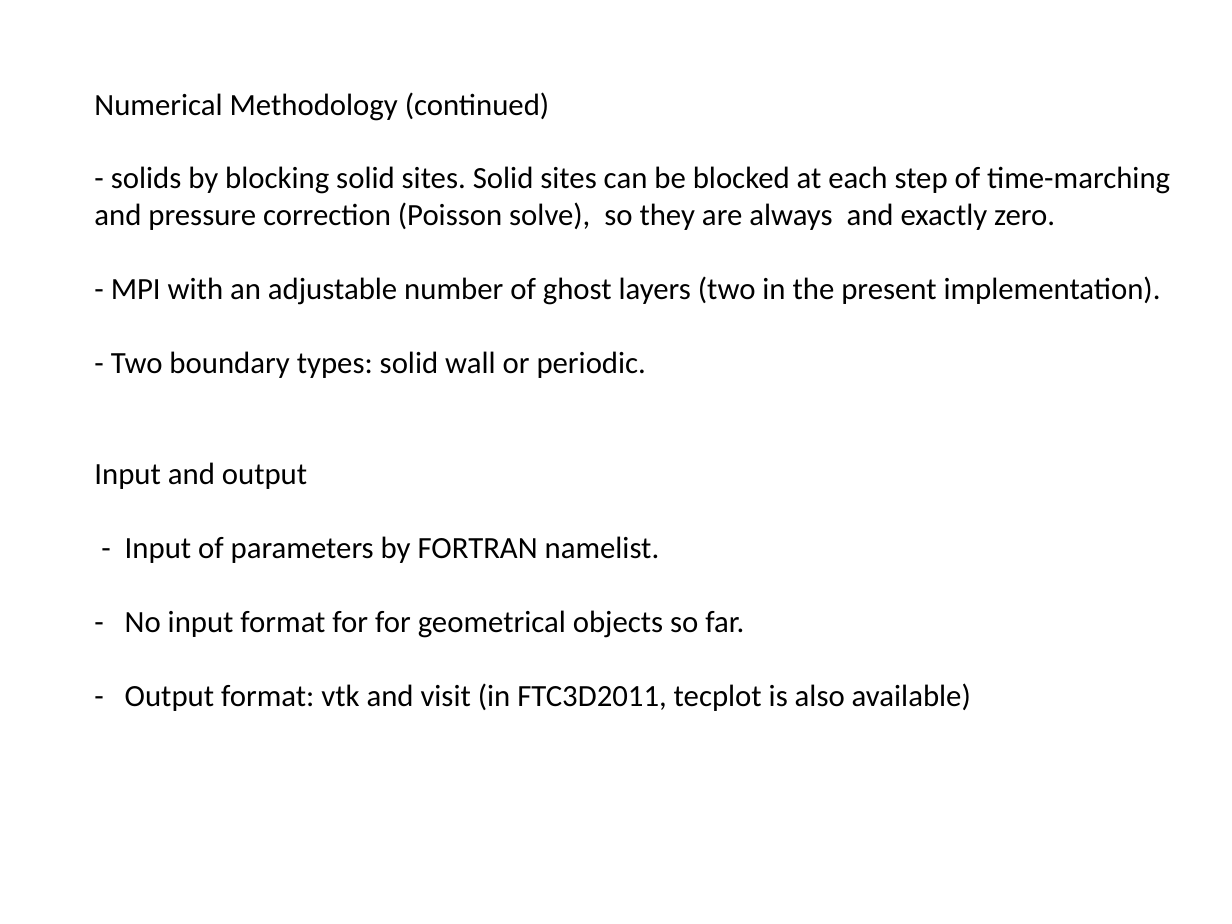
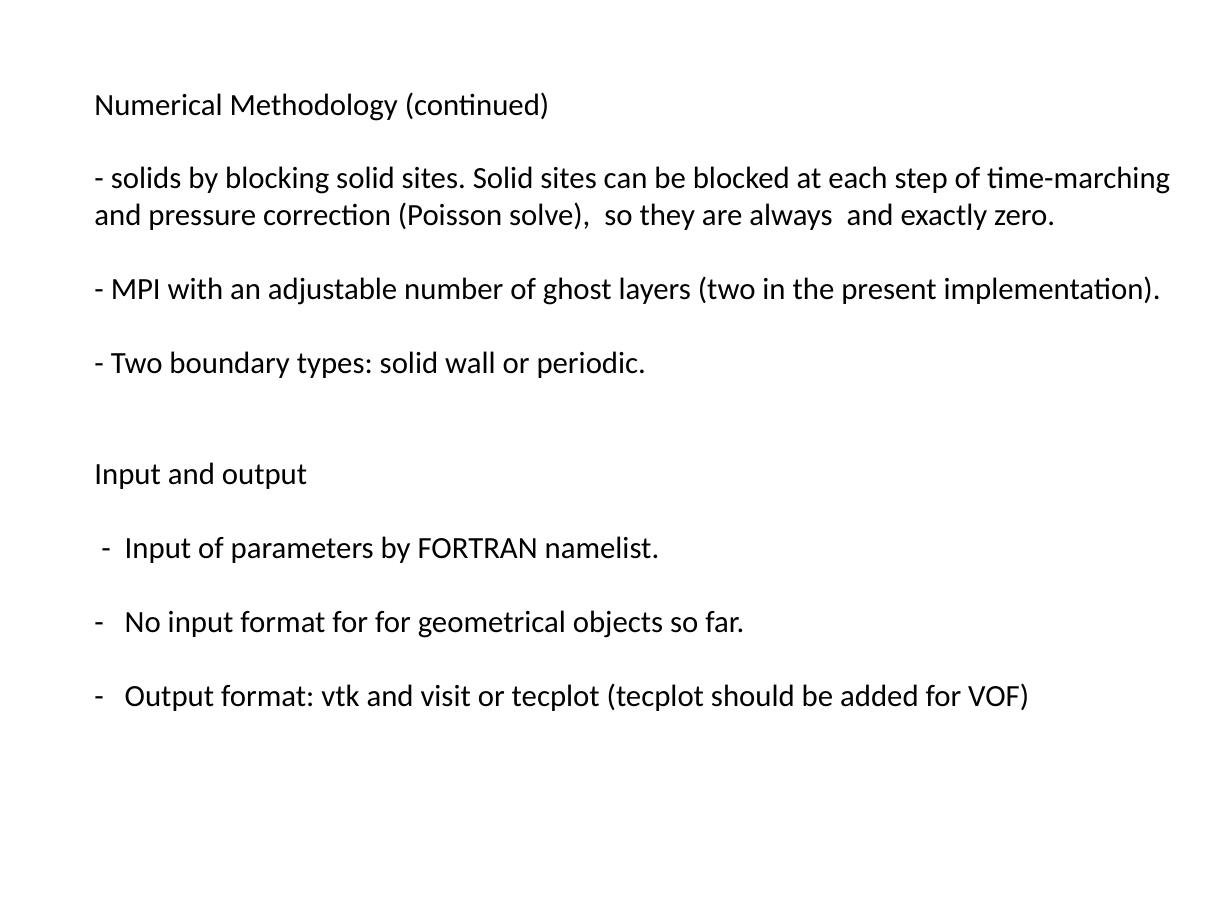
Before and after one commit to slitvinov/paris-git, a slide deck: slide 5 of Documentation/ParisSimulator.pptx. Drawn at 1232x924 pixels with LibreOffice and Linux fonts; fonts in the diff are those of the drawing. Boxes give left, top, right and bottom in pixels: in the first picture for what was removed or moved away, otherwise in the second. Text is boxed around its words. In the diff, an @@ line names an element or a change of style, - is before the commit and + after.

```diff
--- a/Documentation/ParisSimulator.pptx
+++ b/Documentation/ParisSimulator.pptx
@@ text at [125,683,1029,711]: text changed @@
-- Output format: vtk and visit (in FTC3D2011, tecplot is also available)
+- Output format: vtk and visit or tecplot (tecplot should be added for VOF)
```
Also in this commit, not shown: 7 other slides changed, 2 slides removed, 15 other files.
